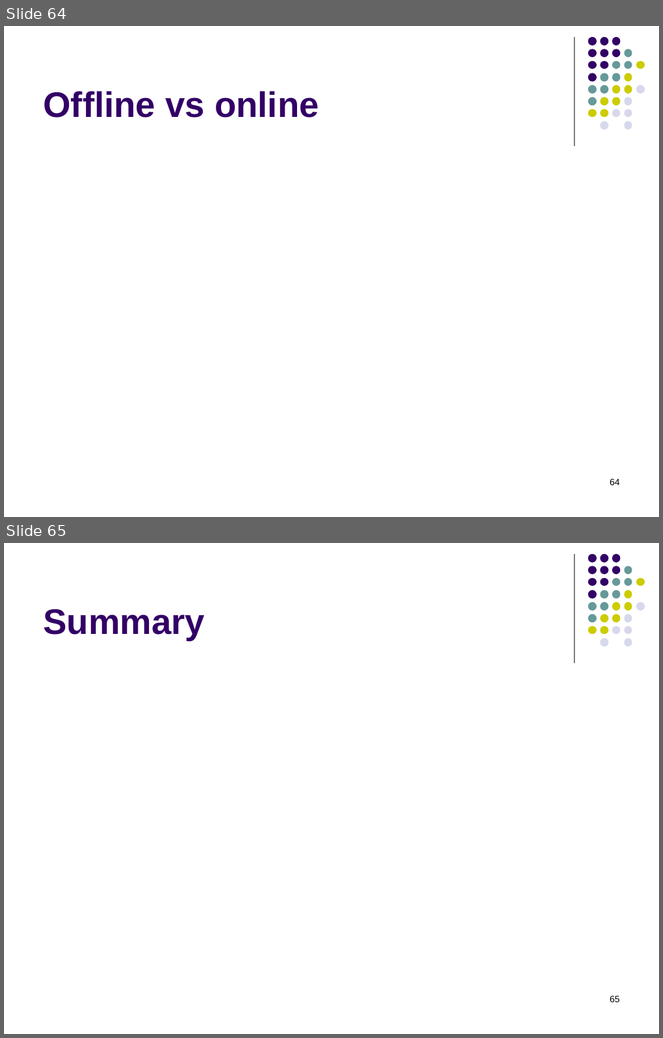
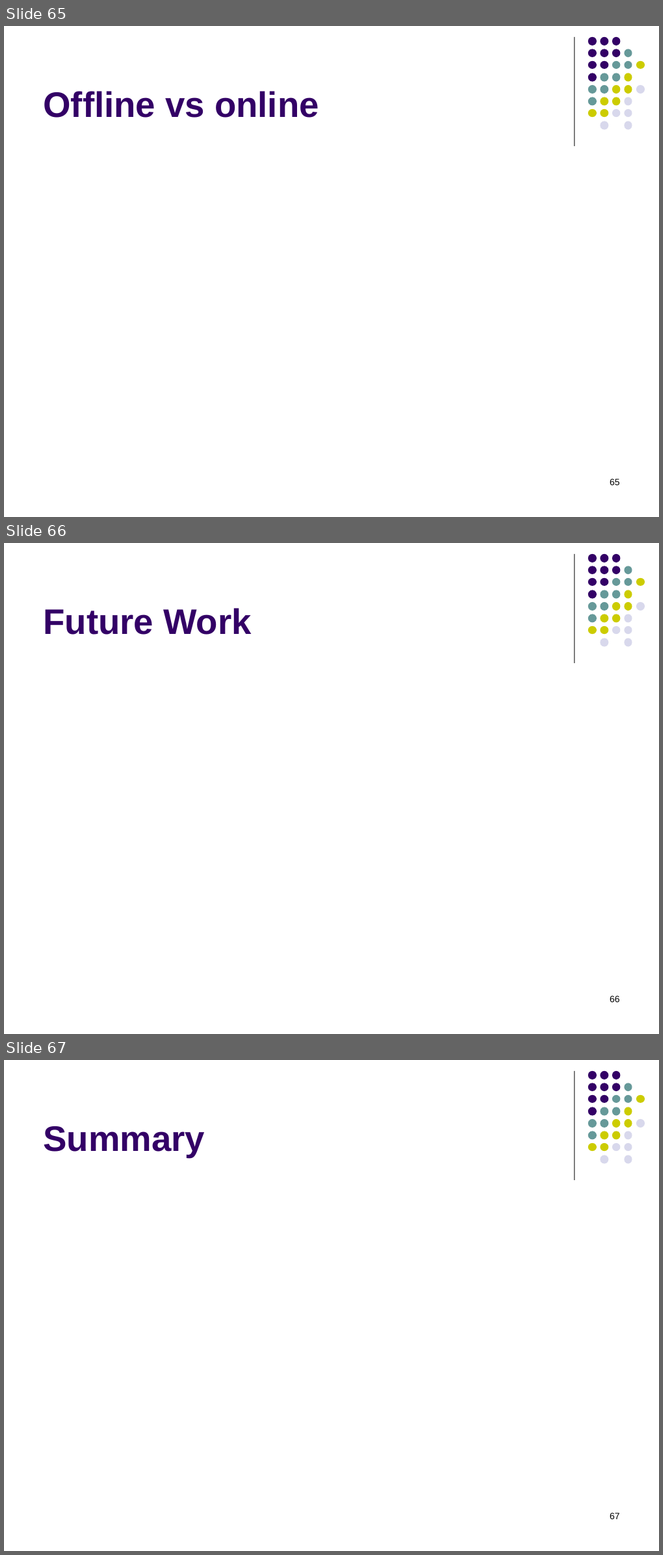
Before and after one commit to RobertHolderIII/dissertation, a slide deck: doc/defense-Dec2015.pptx. Shown one above the other, each under a label of ours: slides 64 and 65 before the commit, slides 65, 66 and 67 after it. The pictures are 663x1038 and 663x1555 pixels, drawn with LibreOffice and Linux fonts; fonts in the diff are those of the drawing. Boxes give left, top, right and bottom in pixels: in the first picture for what was removed or moved away, otherwise in the second. Text is boxed around its words. In the diff, an @@ line names an element or a change of style, - is before the commit and + after.

```diff
--- a/doc/defense-Dec2015.pptx
+++ b/doc/defense-Dec2015.pptx
@@ slide 66 added at box(4, 543, 659, 1034), background #FFFFFF; not listed: 32 template elements that a slide beside it also shows @@
@@ title added at box(43, 608, 251, 635), 39 pt, text #330066, bold @@
+Future Work
@@ page number added at box(610, 996, 620, 1003), 10 pt, text #000000 @@
+66
@@ what was slide 64 is now slide 65 @@
@@ page number at box(610, 479, 620, 486): text changed @@
-64
+65
@@ what was slide 65 is now slide 67 @@
@@ page number at box(610, 1513, 620, 1520): text changed @@
-65
+67
```
Also in this commit, not shown: 3 slides changed, 2 other slides added, 1 slide removed.
